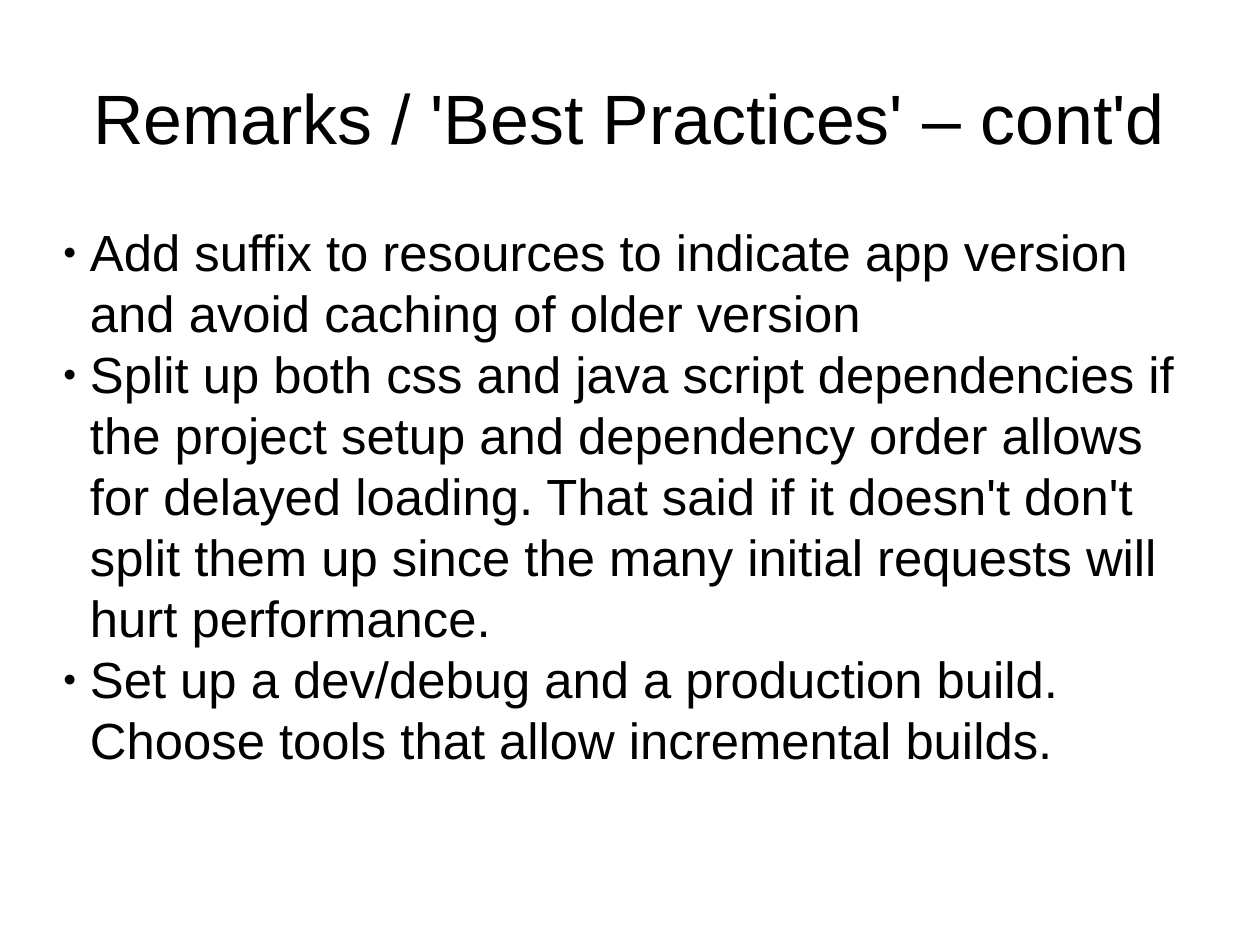
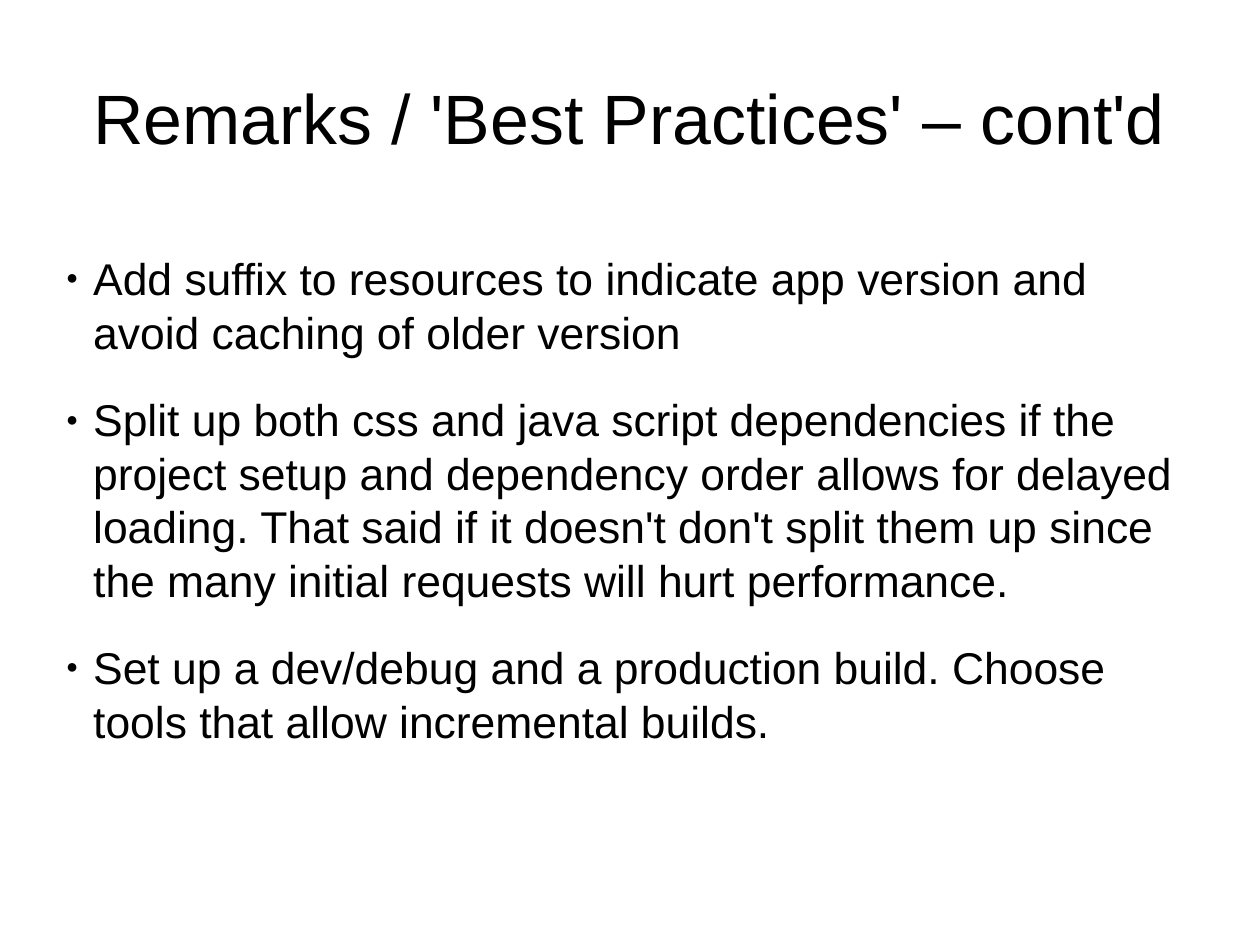
Before and after one commit to waxenegger/frameworks, a slide deck: slide 7 of training/apps.pptx. Drawn at 1260x945 pixels with LibreOffice and Linux fonts; fonts in the diff are those of the drawing. Boxes give left, top, right and bottom in pixels: in the first picture for what was removed or moved away, otherwise in the second. Text is boxed around its words. In the diff, an @@ line names an element or a change of style, - is before the commit and + after.

```diff
--- a/training/apps.pptx
+++ b/training/apps.pptx
@@ text "Add suffix to resources to ...": place and size @@
-text "Add suffix to resources to ..." at bbox=[90, 234, 1173, 760]
+text "Add suffix to resources to ..." at bbox=[93, 262, 1172, 739]
@@ text "Add suffix to resources to ..." at bbox=[93, 262, 1172, 739]: size 32 to 28 pt @@
```
Also in this commit, not shown: 4 other slides changed, 1 slide added, 1 other file.
